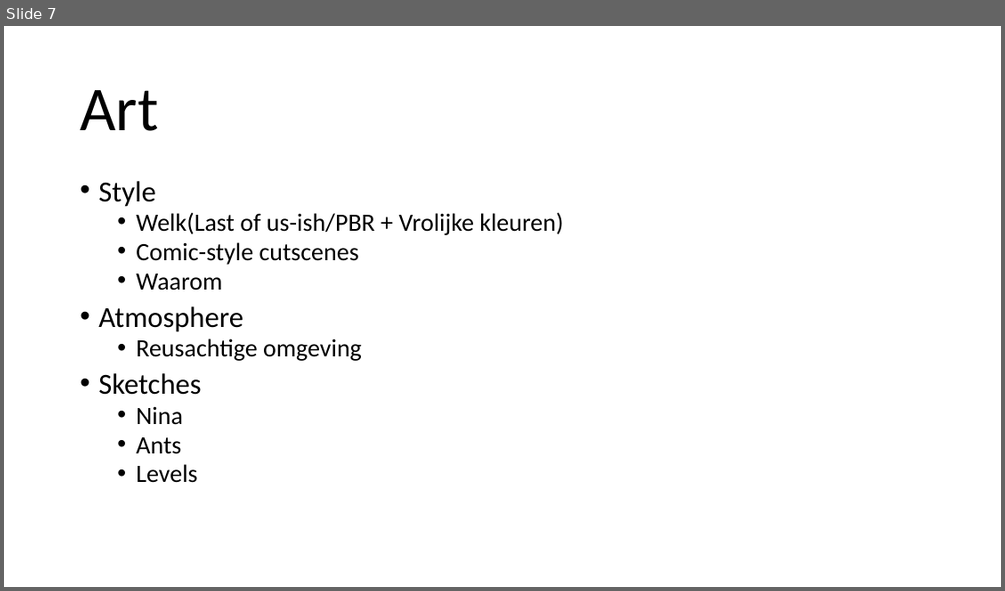
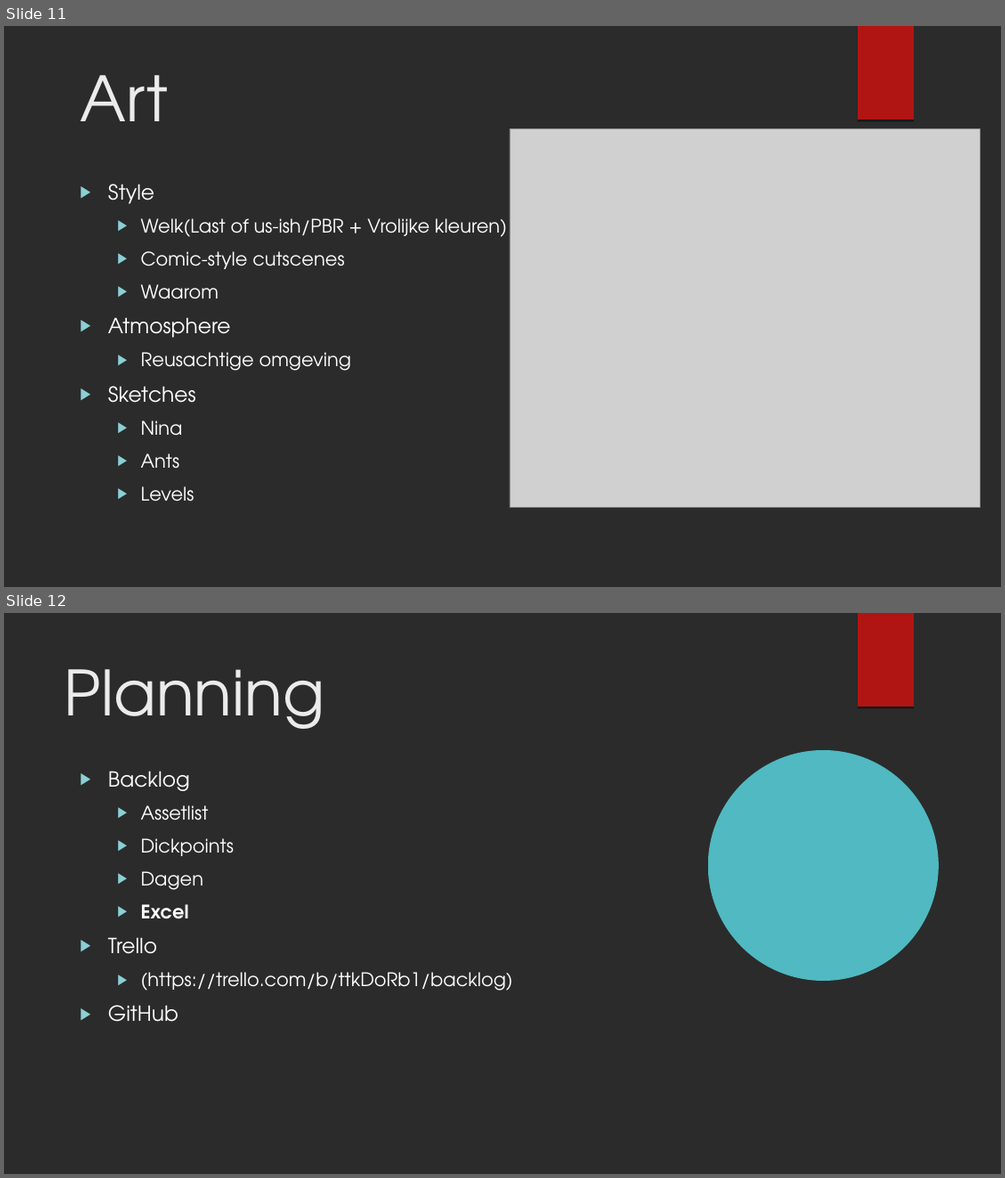
Before and after one commit to kvk4life/GAM21gr2, a slide deck: Presentatie documenten/Order 66’s Pitch.odp. Shown one above the other, each under a label of ours: slide 7 before the commit, slides 11 and 12 after it. The pictures are 1005x591 and 1005x1178 pixels, drawn with LibreOffice and Linux fonts; fonts in the diff are those of the drawing; grey boxes stand for pictures; background and template pictures are left out; a plain dark background stands for a picture behind light text. Boxes give left, top, right and bottom in pixels: in the first picture for what was removed or moved away, otherwise in the second. Text is boxed around its words. In the diff, an @@ line names an element or a change of style, - is before the commit and + after.

```diff
--- a/Presentatie documenten/Order 66’s Pitch.odp
+++ b/Presentatie documenten/Order 66’s Pitch.odp
@@ slide 12 added at bbox=[4, 613, 1001, 1174], background picture (left out); not listed: 1 template element that a slide beside it also shows @@
@@ title added at bbox=[65, 669, 325, 729], 60 pt, text #EBEBEB @@
+Planning
@@ text added at bbox=[108, 771, 513, 1022], 18 pt, text #FFFFFF @@
+▶ Backlog
+  ▶ Assetlist
+  ▶ Dickpoints
+  ▶ Dagen
+  ▶ Excel
+▶ Trello
+  ▶ (https://trello.com/b/ttkDoRb1/backlog)
+▶ GitHub
@@ freeform shape added at bbox=[708, 750, 938, 981], fill #50B9C1 @@
@@ what was slide 7 is now slide 11 @@
@@ slide 11 changed as well @@
@@ background #FFFFFF to picture (left out) @@
@@ freeform shape added at bbox=[858, 26, 914, 119], fill #B01513 @@
@@ title "Art" at bbox=[80, 75, 168, 121]: font Calibri to TeX Gyre Adventor, text colour #000000 to #EBEBEB; line spacing 0.9 to 1; vertical alignment middle to top @@
@@ picture added at bbox=[510, 129, 980, 507] @@
@@ text "Style" at bbox=[108, 184, 507, 501]: size 28 to 20 pt in "Style", "Atmosphere", "Sketches"; font Calibri to TeX Gyre Adventor, text colour #000000 to #FFFFFF; size 24 to 18 pt in "Welk(Last of us-ish/PBR + Vrolijke kleuren)", "Comic-style cutscenes", "Waarom", "Reusachtige omgeving" and 3 more places; bullet • to ▶; line spacing 0.8 to 1; bullet colour #000000 to #8AD0D6; more space between paragraphs @@
```
Also in this commit, not shown: 8 other slides changed, 4 other slides added, 1 slide removed, 1 other file.
